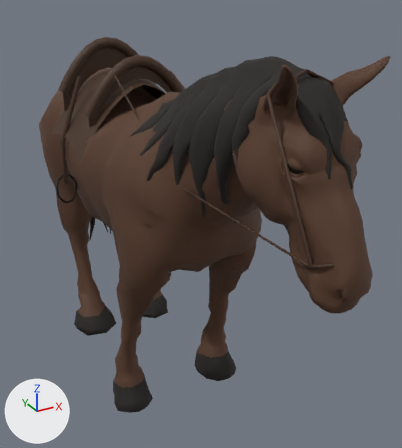
An edit to the glTF model web/public/models/characters/horse-lod0.glb, drawn before and after from the same camera.
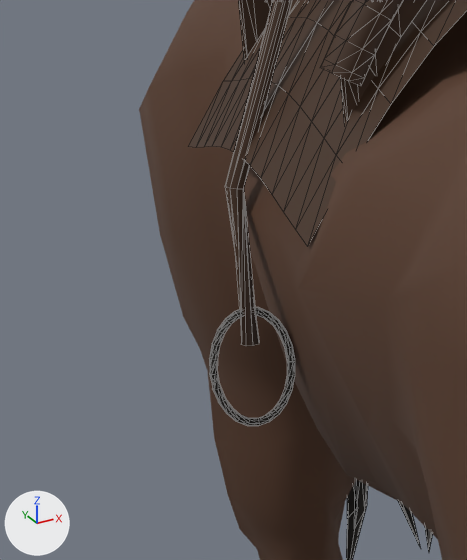
There are two pictures of each version: one whole from a 50 mm camera at (-0.973, -2.507, 1.915) aimed at (0.193, -0.386, 0.854), one close up on the part from 1% to 30% of the width and 22% to 53% of the height. Every picture has the same lights, and +X, +Y and +Z are marked at lower left. The older version's two pictures come first. The close-ups show mesh edges as thin lines. Vertices at exactly the same position are counted once.

The first close-up shows 'Horse_Body', 'Horse_Mane', 'Iron_Stirrup', 'Saddle', 'Saddle_Cantle', 'Saddle_Cantle.001', 'Saddle_Raised_Edge', 'Stirrup_Leather'.
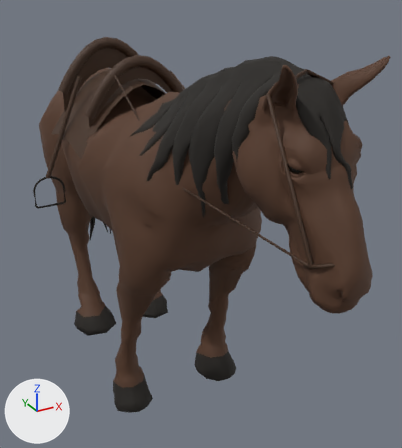
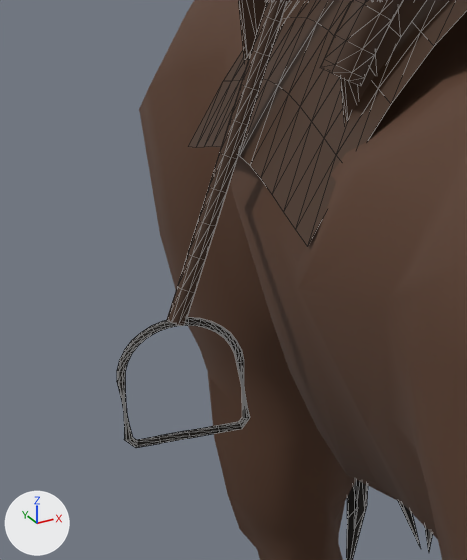
Where the change shows, as pixel boxes (x1, y1, x2, y2) in the close-ups (467 x 560 px):
'Stirrup_Leather', reshaped
    before: (225, 0, 292, 346)
    after: (167, 0, 287, 326)
'Iron_Stirrup', reshaped (54% wider, 10% taller)
    before: (209, 307, 295, 426)
    after: (117, 317, 250, 448)

The change in detail:
me_iron_stirrup is used by ob_iron_stirrup; location (0.0, 0.0, 0.0).
me_iron_stirrup had 198 vertices, 384 faces and spanned x -0.372..-0.268, y 0.015..0.025, z 0.9178..1.0678.
me_iron_stirrup now has 192 vertices, 384 faces and spans x -0.479..-0.329, y 0.015..0.025, z 0.9178..1.0678.
me_iron_stirrup part 1: 198 vertices removed from x -0.372..-0.268, y 0.015..0.025, z 0.9178..1.0678; 192 vertices added at x -0.479..-0.329, y 0.015..0.025, z 0.9178..1.0678.
me_stirrup_leather is used by ob_stirrup_leather; location (0.0, 0.0, 0.0).
me_stirrup_leather had 24 vertices, 32 faces and spanned x -0.331..-0.2, y 0.009..0.031, z 1.023..1.517.
me_stirrup_leather now has 104 vertices, 192 faces and spans x -0.414..-0.2, y 0.009..0.031, z 1.058..1.517.
me_stirrup_leather part 2: 19 vertices removed from x -0.331..-0.2, y 0.009..0.031, z 1.023..1.515; 99 vertices added at x -0.414..-0.2, y 0.009..0.031, z 1.058..1.516.
